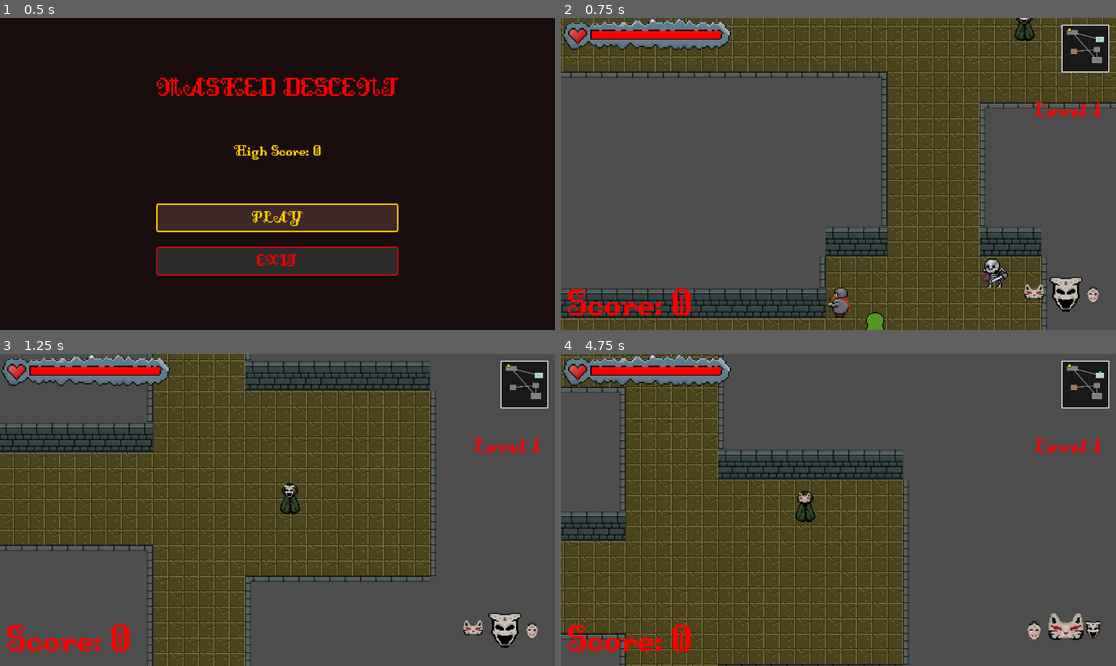
Above: before the commit, frames 1-4 (two rows, left to right).
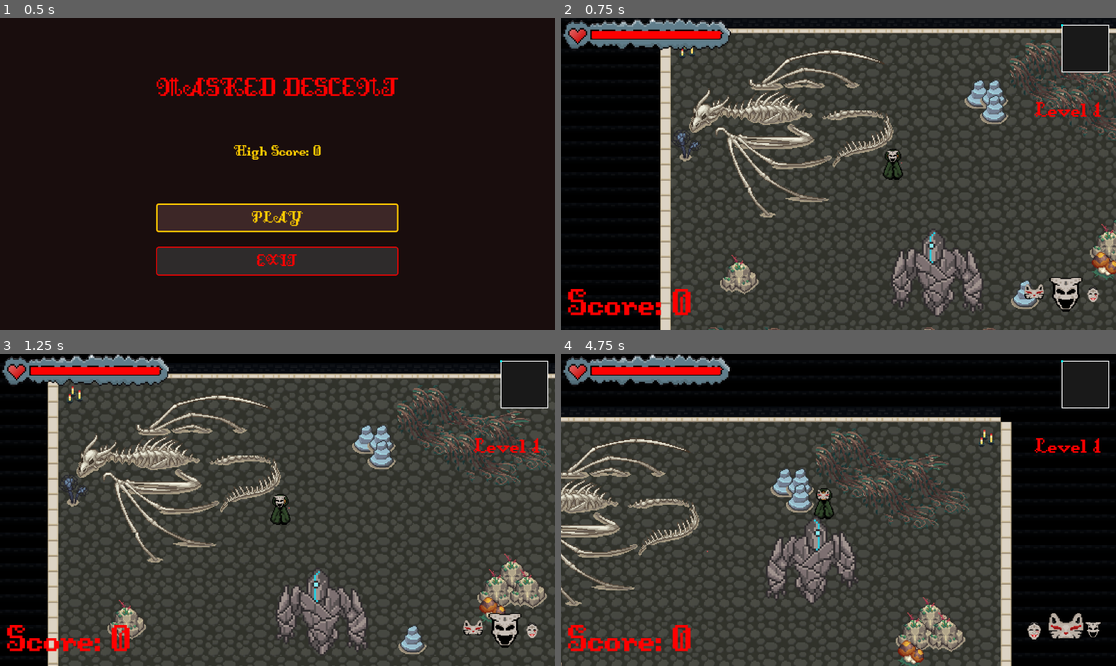
Above: after the commit, the same moments.

Repository: afilipovski/masked-descent
Game: Godot game, scene res://scenes/ui/main_menu.tscn
Same seed, same stepped clock (60 frames per second), same inputs: the game is played once before the commit and once after it. Sound files missing from this copy of the repository are replaced by a short silence.
Inputs:
- Up to frame 1 (0.5 s): no input
- Up to frame 2 (0.75 s): click "PLAY" at 0.5 s
- Up to frame 3 (1.25 s): no input
- Up to frame 4 (4.75 s): tap Enter (ui_accept) at 1.25, 1.52, 2.27, 3.77, 4.52 s; hold D (move_right) 1.28-2.03 s; tap E (Interact) at 1.35, 3.6 s; hold S (move_down) 2.03-2.78 s; tap Tab (cycle_mask) at 2.1, 4.35 s; hold D (move_right) 2.78-3.53 s; tap Shift (sprint) at 2.85 s; hold W (move_up) 3.53-4.28 s; hold A (move_left) from 4.28 s (still down)

Frame 1 is identical in both runs. In frame 2, 71% of the frame differs, in the area x 0-100%, y 0-100%; in frame 3, 71%; in frame 4, 78%.

Commit message:
add boss fight sound

Diff:
--- a/scenes/enemies/skeleton.tscn
+++ b/scenes/enemies/skeleton.tscn
@@ -4,6 +4,7 @@
 [ext_resource type="Texture2D" uid="uid://wrwp8dwxoa8n" path="res://assets/enemies/skeleton.png" id="1_uo8vp"]
 [ext_resource type="PackedScene" uid="uid://dlnsqouc8xk2q" path="res://scenes/effects/swoosh_attack.tscn" id="2_swoosh"]
 [ext_resource type="PackedScene" uid="uid://p7pbv3l0n55" path="res://scenes/death_effect.tscn" id="3_death"]
+[ext_resource type="AudioStream" uid="uid://c1unf5322p8vr" path="res://assets/music/skeleton_attack_hit.ogg" id="4_3mw36"]
 
 [sub_resource type="AtlasTexture" id="AtlasTexture_5365w"]
 atlas = ExtResource("1_uo8vp")
@@ -75,26 +76,27 @@
 [sub_resource type="CircleShape2D" id="CircleShape2D_hitbox"]
 radius = 12.0
 
-[node name="Skeleton" type="CharacterBody2D"]
+[node name="Skeleton" type="CharacterBody2D" unique_id=462981324]
 collision_layer = 141
 collision_mask = 141
 script = ExtResource("1_skeleton_script")
 attack_effect_scene = ExtResource("2_swoosh")
 death_effect_scene = ExtResource("3_death")
+hit_sound = ExtResource("4_3mw36")
 
-[node name="AnimatedSprite2D" type="AnimatedSprite2D" parent="."]
+[node name="AnimatedSprite2D" type="AnimatedSprite2D" parent="." unique_id=1577963104]
 sprite_frames = SubResource("SpriteFrames_8kogo")
 animation = &"walk_down"
 
-[node name="CollisionShape2D" type="CollisionShape2D" parent="."]
+[node name="CollisionShape2D" type="CollisionShape2D" parent="." unique_id=343714265]
 position = Vector2(0, 4)
 shape = SubResource("CircleShape2D_body")
 
-[node name="Hitbox" type="Area2D" parent="."]
+[node name="Hitbox" type="Area2D" parent="." unique_id=1507739624]
 collision_layer = 137
 collision_mask = 137
 
-[node name="CollisionShape2D" type="CollisionShape2D" parent="Hitbox"]
+[node name="CollisionShape2D" type="CollisionShape2D" parent="Hitbox" unique_id=1664975768]
 position = Vector2(0, 4)
 shape = SubResource("CircleShape2D_hitbox")
 
--- a/scenes/enemies/slime.tscn
+++ b/scenes/enemies/slime.tscn
@@ -1,7 +1,8 @@
 [gd_scene format=3 uid="uid://crhu1sgkt7163"]
 
 [ext_resource type="Texture2D" uid="uid://ckipjbcrg7li7" path="res://assets/enemies/slime.png" id="1_rldp6"]
-[ext_resource type="Script" uid="uid://d3lyc24kaf63a" path="res://scripts/enemies/slime.gd" id="1_slime_script"]
+[ext_resource type="Script" path="res://scripts/enemies/slime.gd" id="1_slime_script"]
+[ext_resource type="AudioStream" uid="uid://j3cht2jamtlr" path="res://assets/music/slime_attack_hit.ogg" id="3_b58ev"]
 [ext_resource type="PackedScene" uid="uid://p7pbv3l0n55" path="res://scenes/death_effect.tscn" id="3_death"]
 
 [sub_resource type="AtlasTexture" id="AtlasTexture_ahq63"]
@@ -79,6 +80,7 @@
 collision_mask = 141
 script = ExtResource("1_slime_script")
 death_effect_scene = ExtResource("3_death")
+hit_sound = ExtResource("3_b58ev")
 
 [node name="AnimatedSprite2D" type="AnimatedSprite2D" parent="." unique_id=271713622]
 sprite_frames = SubResource("SpriteFrames_jdcec")
--- a/scenes/main.tscn
+++ b/scenes/main.tscn
@@ -8,9 +8,10 @@
 [ext_resource type="FontFile" uid="uid://6irm4vqoi87n" path="res://assets/DungeonFont.ttf" id="2_dungeon_font"]
 [ext_resource type="Script" uid="uid://dora04h1ltgcp" path="res://scripts/game_over_ui.gd" id="2_game_over"]
 [ext_resource type="Script" uid="uid://xt5yq5022r3t" path="res://scripts/dungeon_level_ui.gd" id="2_level_ui"]
-[ext_resource type="PackedScene" path="res://scenes/ui/mask_inventory.tscn" id="2_mask_inv"]
+[ext_resource type="PackedScene" uid="uid://bv8gx3r4k5lna" path="res://scenes/ui/mask_inventory.tscn" id="2_mask_inv"]
 [ext_resource type="Script" uid="uid://c32twut0orgx4" path="res://scripts/score_ui.gd" id="2_score_ui"]
 [ext_resource type="Script" uid="uid://cg3nobg4uifa" path="res://scripts/player.gd" id="3_j7wrs"]
+[ext_resource type="AudioStream" uid="uid://b1fsysdltl1f8" path="res://assets/music/boss_fight.ogg" id="4_2f3dj"]
 [ext_resource type="Script" uid="uid://dk4t7c5bkmj33" path="res://scripts/level_flow.gd" id="4_level_flow"]
 [ext_resource type="Texture2D" uid="uid://0rcyg17w1i88" path="res://assets/wall-n.png" id="4_wall_n"]
 [ext_resource type="Texture2D" uid="uid://bu510rq3khy0q" path="res://assets/main_character.png" id="5_04qyp"]
@@ -132,6 +133,7 @@
 script = ExtResource("4_level_flow")
 boss_room_scene = ExtResource("6_boss_room")
 boss_scene = ExtResource("5_boss_scene")
+boss_music = ExtResource("4_2f3dj")
 
 [node name="UI" type="CanvasLayer" parent="." unique_id=139768032]
 
--- a/scripts/boss/boss.gd
+++ b/scripts/boss/boss.gd
@@ -4,6 +4,9 @@
 @onready var sprite: Sprite2D = $Sprite2D
 
 signal boss_defeated
+
+@export var hit_sound: AudioStream
+@export var hit_sound_volume_db: float = 0.0
 
 @export var damage: int = 3
 @export var hitbox_radius: float = 24.0
@@ -65,6 +68,23 @@
 
 func take_damage(amount: int = 10):
 	var actual_damage = max(1, amount - DEF)
+
+	# Play hit sound for boss if assigned
+	if hit_sound and actual_damage > 0:
+		var _player = AudioStreamPlayer2D.new()
+		_player.stream = hit_sound
+		_player.volume_db = hit_sound_volume_db
+		if AudioServer.get_bus_index("SFX") != -1:
+			_player.bus = "SFX"
+
+		var root_node: Node = get_parent()
+		if not root_node:
+			root_node = get_tree().get_root()
+		root_node.add_child(_player)
+		_player.global_position = global_position
+		_player.play()
+		_player.connect("finished", Callable(_player, "queue_free"))
+
 	health -= actual_damage
 	_show_damage_number(actual_damage)
 	_flash_red()
--- a/scripts/game_state.gd
+++ b/scripts/game_state.gd
@@ -5,7 +5,7 @@
 var dungeon_level: int = 1
 var score: int = 0
 var high_score: int = 0
-const BOSS_LEVEL_INTERVAL: int = 5
+const BOSS_LEVEL_INTERVAL: int = 1
 
 signal level_changed(new_level: int)
 signal score_changed(new_score: int, points_added: int)
--- a/scripts/level_flow.gd
+++ b/scripts/level_flow.gd
@@ -2,6 +2,8 @@
 
 @export var boss_room_scene: PackedScene
 @export var boss_scene: PackedScene
+@export var boss_music: AudioStream
+@export var boss_music_volume_db: float = -3.0
 
 @onready var player: Node2D = $Player
 @onready var dungeon_tilemap: TileMap = $TileMap
@@ -9,6 +11,8 @@
 var boss_rooms: Array[Node2D] = []
 var boss_spawn_cache: Dictionary = {}
 var boss_defeated_handled: bool = false
+var _boss_music_player: AudioStreamPlayer = null
+var _boss_music_using_manager: bool = false
 
 func _ready() -> void:
 	GameState.level_changed.connect(_on_level_changed)
@@ -54,6 +58,8 @@
 	if boss != null:
 		_cache_boss_spawn(room)
 		_bind_boss_signals(boss)
+		# Start boss music if available
+		_start_boss_music()
 		return
 	if boss_scene == null:
 		push_warning("Boss scene not assigned.")
@@ -62,6 +68,8 @@
 	if boss_instance is Node2D:
 		room.add_child(boss_instance)
 		_bind_boss_signals(boss_instance)
+		# Start boss music when boss is spawned
+		_start_boss_music()
 		_apply_boss_spawn(boss_instance)
 	else:
 		boss_instance.queue_free()
@@ -108,6 +116,8 @@
 			boss.connect("boss_defeated", Callable(self , "_on_boss_defeated"))
 
 func _on_boss_defeated() -> void:
+	# Stop boss music when boss is defeated
+	_stop_boss_music()
 	if player and player.has_method("unlock_mask"):
 		var texture = load("res://assets/boss_mask.png")
 		player.unlock_mask(Masks.Type.BOSS, texture)
@@ -151,3 +161,50 @@
 			var center_cell = Vector2i((min_cell.x + max_cell.x) / 2, (min_cell.y + max_cell.y) / 2)
 			return tilemap.to_global(tilemap.map_to_local(center_cell))
 	return room.global_position
+
+
+func _start_boss_music() -> void:
+	if not boss_music:
+		return
+
+	# Prefer autoloaded AudioManager/Audio if available
+	var audio_node = get_node_or_null("/root/AudioManager")
+	if not audio_node:
+		audio_node = get_node_or_null("/root/Audio")
+
+	if audio_node and audio_node.has_method("play_music"):
+		audio_node.play_music(boss_music, boss_music_volume_db, true)
+		_boss_music_using_manager = true
+		return
+
+	# Fallback: create a local looping player
+	if _boss_music_player == null:
+		_boss_music_player = AudioStreamPlayer.new()
+		_boss_music_player.stream = boss_music
+		_boss_music_player.volume_db = boss_music_volume_db
+		if AudioServer.get_bus_index("Music") != -1:
+			_boss_music_player.bus = "Music"
+		add_child(_boss_music_player)
+		# loop by reconnecting finished to play
+		if not _boss_music_player.is_connected("finished", Callable(_boss_music_player, "play")):
+			_boss_music_player.finished.connect(Callable(_boss_music_player, "play"))
+		_boss_music_player.play()
+
+
+func _stop_boss_music() -> void:
+	if _boss_music_using_manager:
+		var audio_node = get_node_or_null("/root/AudioManager")
+		if not audio_node:
+			audio_node = get_node_or_null("/root/Audio")
+		if audio_node and audio_node.has_method("stop_music"):
+			audio_node.stop_music()
+		else:
+			# attempt a best-effort deferred call
+			audio_node.call_deferred("stop_music")
+		_boss_music_using_manager = false
+		return
+
+	if _boss_music_player != null:
+		_boss_music_player.stop()
+		_boss_music_player.queue_free()
+		_boss_music_player = null
Not shown, added: assets/music/boss_fight.ogg.import
Not shown, added: assets/music/skeleton_attack_hit.ogg.import
Not shown, added: assets/music/slime_attack_hit.ogg.import
Not shown, added: assets/music/boss_fight.ogg
Not shown, added: assets/music/skeleton_attack_hit.ogg
Not shown, added: assets/music/slime_attack_hit.ogg
